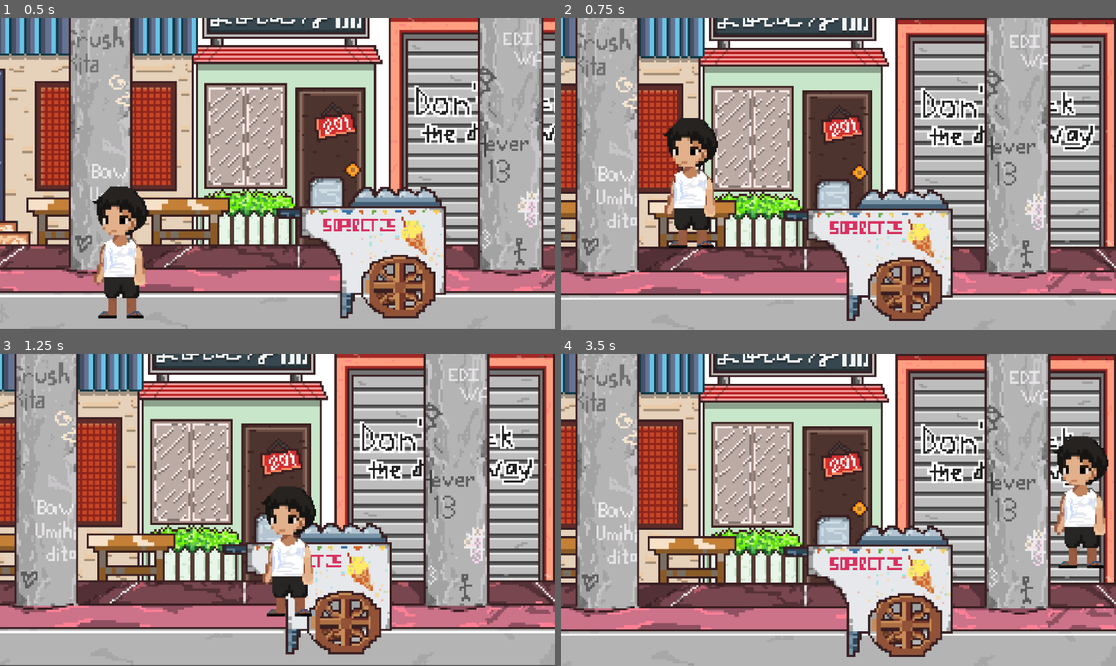
Above: before the commit, frames 1-4 (two rows, left to right).
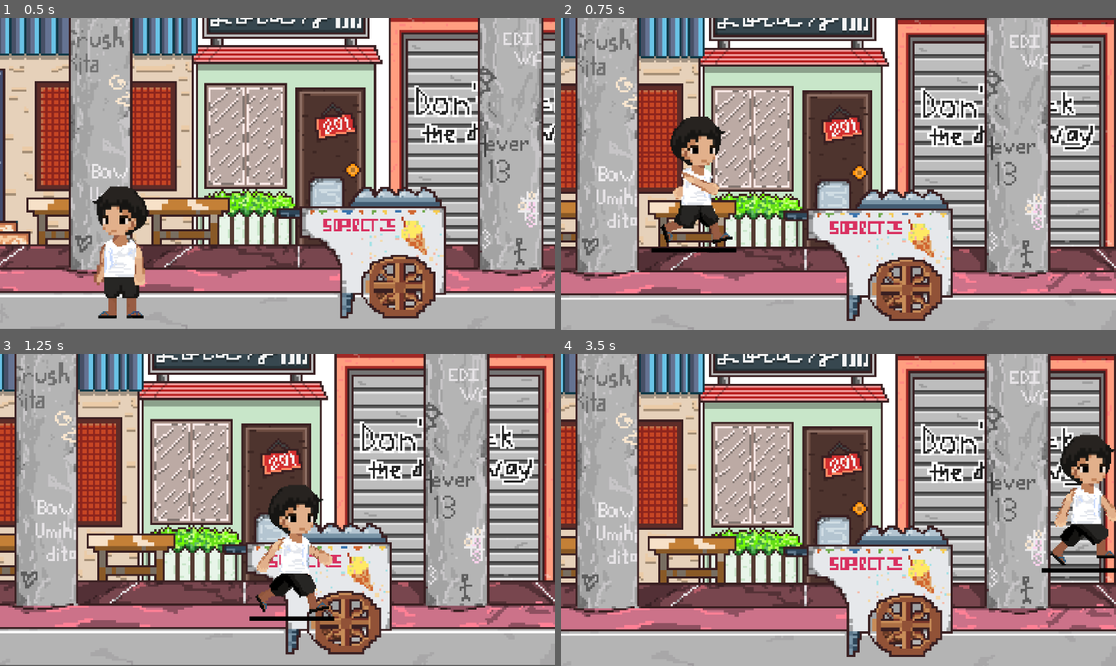
Above: after the commit, the same moments.

Repository: jehya/SipAI
Game: Godot game, scene res://scenes/game.tscn
The game is run twice, just before and just after one commit, with the same random seed, the same clock (stepped at 60 frames per second) and the same inputs.
Inputs:
- Up to frame 1 (0.5 s): no input
- Up to frame 2 (0.75 s): tap Enter (ui_accept) at 0.5 s; hold Right (ui_right) from 0.53 s (still down)
- Up to frame 3 (1.25 s): keep holding Right (ui_right); tap Enter (ui_accept) at 0.77 s
- Up to frame 4 (3.5 s): tap Enter (ui_accept) at 1.52, 3.02 s; release Right (ui_right) at 2.03 s; hold Left (ui_left) 2.03-2.78 s; hold Right (ui_right) from 2.78 s (still down)

Frame 1 is identical in both runs. In frame 2, 2.5% of the frame differs, in the area x 16-32%, y 31-76%; in frame 3, 2.7%, in the area x 44-61%, y 41-86%; in frame 4, 2.6%.

Commit message:
feat: added animation for walking

Diff:
--- a/project.godot
+++ b/project.godot
@@ -15,6 +15,26 @@
 config/features=PackedStringArray("4.4", "Forward Plus")
 config/icon="res://icon.svg"
 
+[input]
+
+dribble={
+"deadzone": 0.2,
+"events": [Object(InputEventKey,"resource_local_to_scene":false,"resource_name":"","device":-1,"window_id":0,"alt_pressed":false,"shift_pressed":false,"ctrl_pressed":false,"meta_pressed":false,"pressed":false,"keycode":0,"physical_keycode":32,"key_label":0,"unicode":32,"location":0,"echo":false,"script":null)
+]
+}
+move_left={
+"deadzone": 0.2,
+"events": [Object(InputEventKey,"resource_local_to_scene":false,"resource_name":"","device":-1,"window_id":0,"alt_pressed":false,"shift_pressed":false,"ctrl_pressed":false,"meta_pressed":false,"pressed":false,"keycode":0,"physical_keycode":4194319,"key_label":0,"unicode":0,"location":0,"echo":false,"script":null)
+, Object(InputEventKey,"resource_local_to_scene":false,"resource_name":"","device":-1,"window_id":0,"alt_pressed":false,"shift_pressed":false,"ctrl_pressed":false,"meta_pressed":false,"pressed":false,"keycode":0,"physical_keycode":65,"key_label":0,"unicode":97,"location":0,"echo":false,"script":null)
+]
+}
+move_right={
+"deadzone": 0.2,
+"events": [Object(InputEventKey,"resource_local_to_scene":false,"resource_name":"","device":-1,"window_id":0,"alt_pressed":false,"shift_pressed":false,"ctrl_pressed":false,"meta_pressed":false,"pressed":false,"keycode":0,"physical_keycode":68,"key_label":0,"unicode":100,"location":0,"echo":false,"script":null)
+, Object(InputEventKey,"resource_local_to_scene":false,"resource_name":"","device":-1,"window_id":0,"alt_pressed":false,"shift_pressed":false,"ctrl_pressed":false,"meta_pressed":false,"pressed":false,"keycode":0,"physical_keycode":4194321,"key_label":0,"unicode":0,"location":0,"echo":false,"script":null)
+]
+}
+
 [rendering]
 
 textures/canvas_textures/default_texture_filter=0
--- a/scenes/player.tscn
+++ b/scenes/player.tscn
@@ -124,9 +124,9 @@
 position = Vector2(-12, -57.5)
 scale = Vector2(1.33333, 1.35)
 sprite_frames = SubResource("SpriteFrames_tuyoq")
-animation = &"dribble"
+animation = &"idle"
 autoplay = "idle"
-frame_progress = 0.166616
+frame_progress = 0.185519
 
 [node name="CollisionShape2D" type="CollisionShape2D" parent="."]
 position = Vector2(-14.25, -14.5)
--- a/scripts/player.gd
+++ b/scripts/player.gd
@@ -4,6 +4,7 @@
 const SPEED = 300.0
 const JUMP_VELOCITY = -400.0
 
+@onready var animated_sprite_2d: AnimatedSprite2D = $AnimatedSprite2D
 
 func _physics_process(delta: float) -> void:
 	# Add the gravity.
@@ -16,7 +17,20 @@
 
 	# Get the input direction and handle the movement/deceleration.
 	# As good practice, you should replace UI actions with custom gameplay actions.
-	var direction := Input.get_axis("ui_left", "ui_right")
+	var direction := Input.get_axis("move_left", "move_right")
+
+	#Flip the sprite
+	if direction > 0:
+		animated_sprite_2d.flip_h = true
+	elif direction < 0:
+		animated_sprite_2d.flip_h = false
+
+	#Play animations
+	if direction == 0:
+		animated_sprite_2d.play("idle")
+	else:
+		animated_sprite_2d.play("run")
+
 	if direction:
 		velocity.x = direction * SPEED
 	else:
